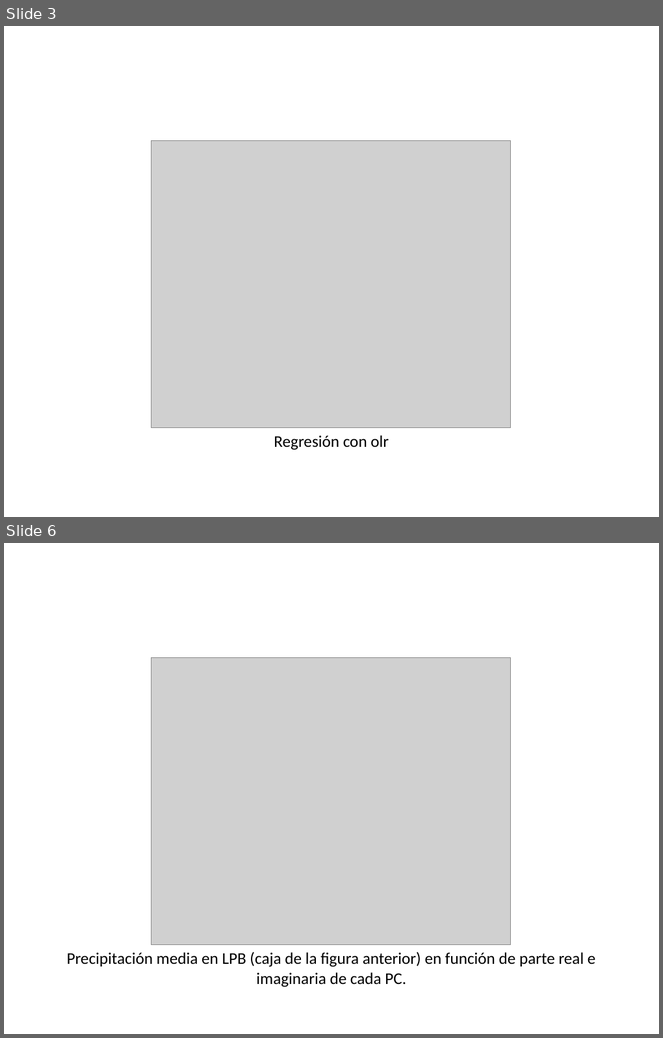
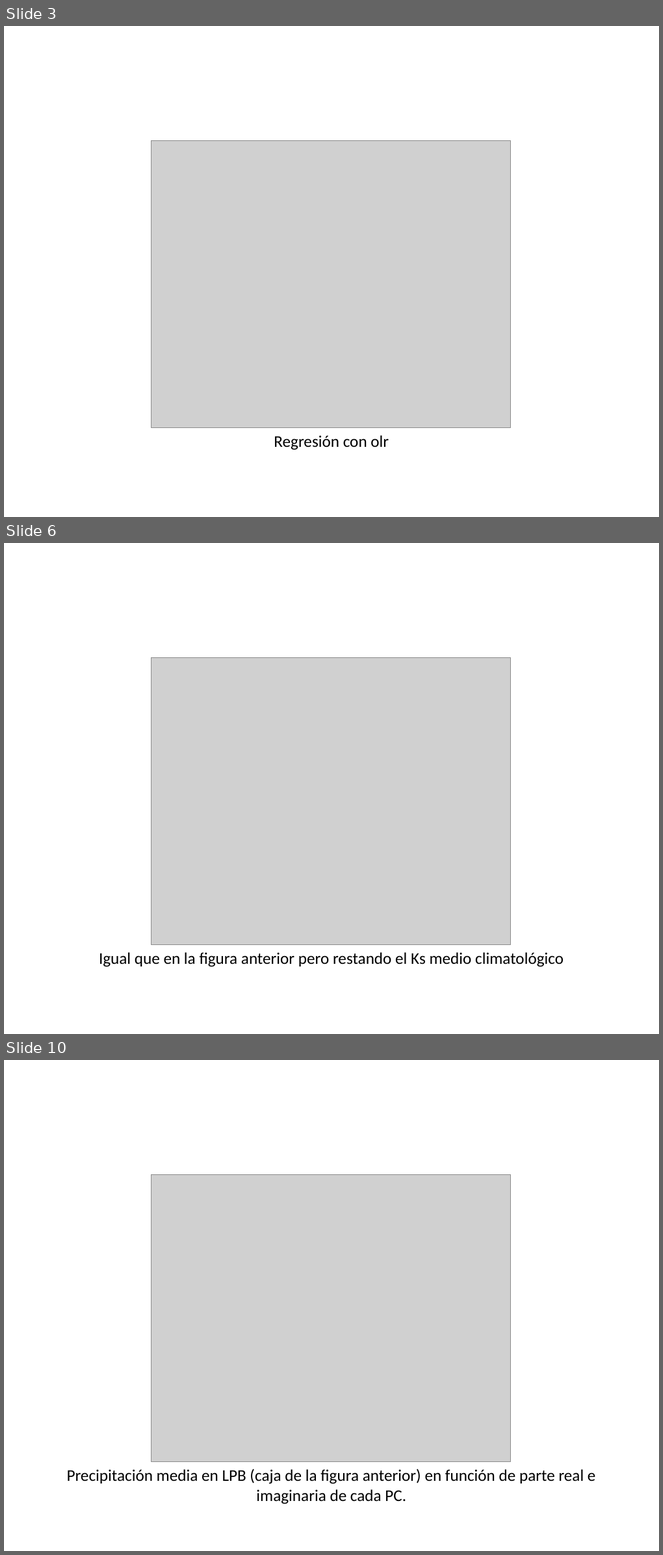
Before and after one commit to eliocamp/onda3, a slide deck: 23-mas_SON.pptx. Shown one above the other, each under a label of ours: slides 3 and 6 before the commit, slides 3, 6 and 10 after it; the slides between them are not shown. The pictures are 663x1038 and 663x1555 pixels, drawn with LibreOffice and Linux fonts; fonts in the diff are those of the drawing; grey boxes stand for pictures. Boxes give left, top, right and bottom in pixels: in the first picture for what was removed or moved away, otherwise in the second. Text is boxed around its words. In the diff, an @@ line names an element or a change of style, - is before the commit and + after.

```diff
--- a/23-mas_SON.pptx
+++ b/23-mas_SON.pptx
@@ slide 6 added at bbox=[4, 543, 659, 1034], background #FFFFFF @@
@@ picture added at bbox=[152, 657, 511, 945] @@
@@ text added at bbox=[99, 953, 564, 967], 18 pt, text #000000 @@
+Igual que en la figura anterior pero restando el Ks medio climatológico
@@ what was slide 6 is now slide 10 @@
```
Also in this commit, not shown: 3 other slides added, 1 other file.
